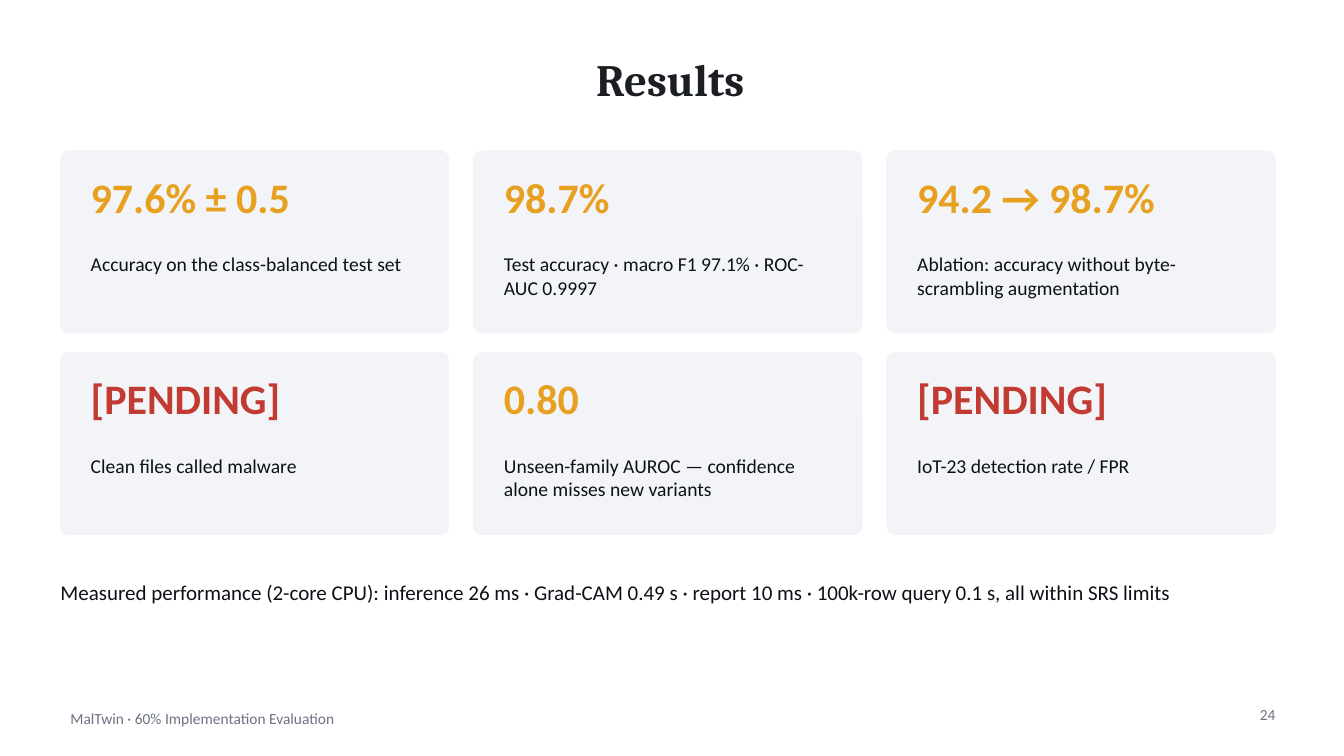
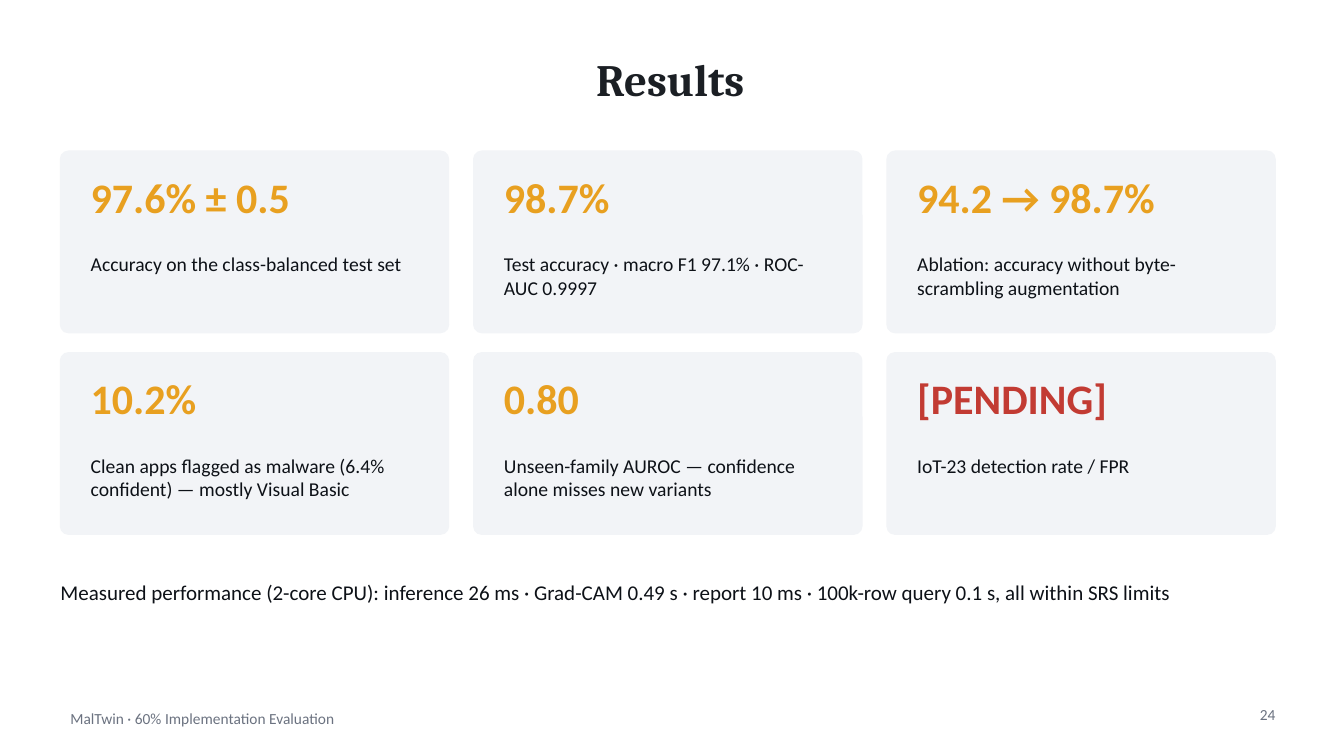
Before and after one commit to imanfatimadocx/MalTwin, a slide deck: slide 24 of docs/MalTwin_60pct_Evaluation.pptx. Drawn at 1344x756 pixels with LibreOffice and Linux fonts; fonts in the diff are those of the drawing. Boxes give left, top, right and bottom in pixels: in the first picture for what was removed or moved away, otherwise in the second. Text is boxed around its words. In the diff, an @@ line names an element or a change of style, - is before the commit and + after.

```diff
--- a/docs/MalTwin_60pct_Evaluation.pptx
+++ b/docs/MalTwin_60pct_Evaluation.pptx
@@ text at (91,385,197,415): text changed; text colour #C23B33 to #E8A020 @@
-[PENDING]
+10.2%
@@ text at (91,459,384,499): text changed @@
-Clean files called malware
+Clean apps flagged as malware (6.4% confident) — mostly Visual Basic
```
